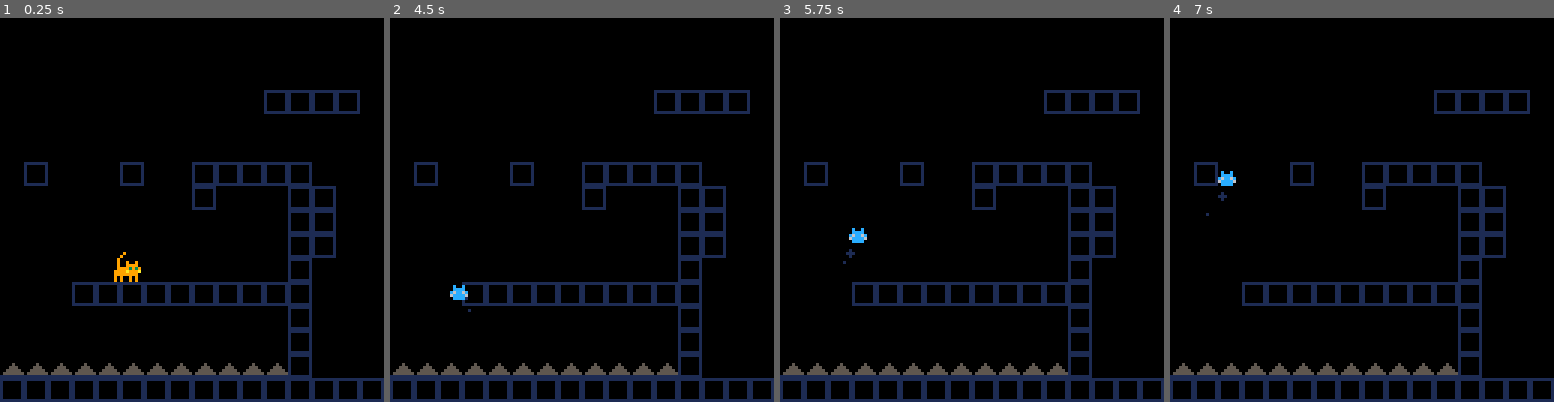
Above: before the commit, frames 1-4 (left to right).
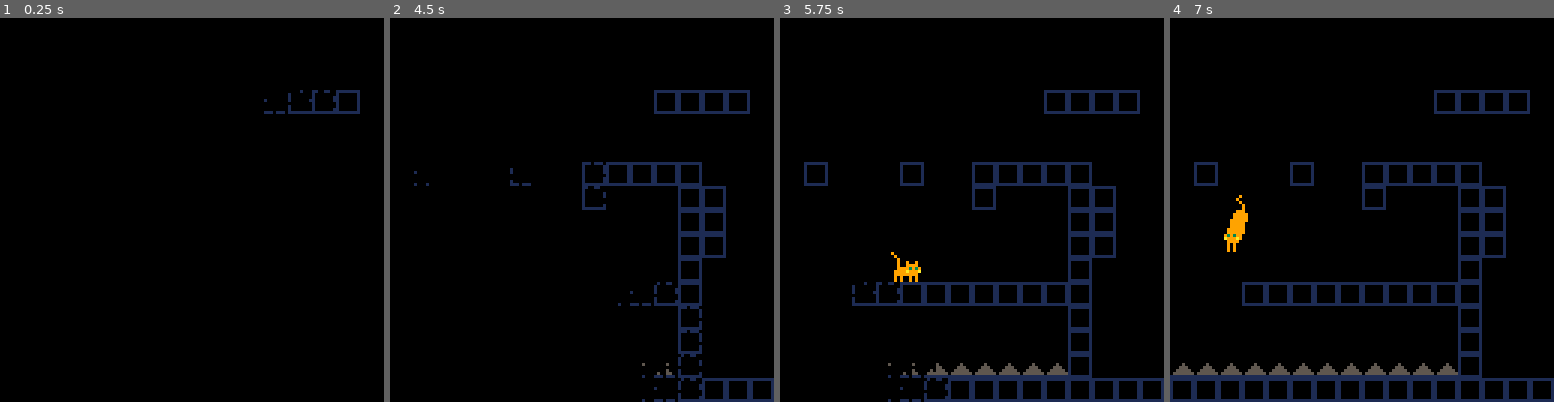
Above: after the commit, the same moments.

Repository: Grouflon/GGJ2021
Game: PICO-8 cartridge cat.p8
Same seed, same stepped clock (60 frames per second), same inputs: the game is played once before the commit and once after it.
Inputs:
- Up to frame 1 (0.25 s): no input
- Up to frame 2 (4.5 s): tap O (Z key) at 0.33, 0.7, 1.43, 2.22, 3.1, 3.98 s; hold Left 1.97-2.37 s; hold Right 2.87-3.53 s; hold Up 3.58-4.08 s; hold Right from 4.13 s (still down)
- Up to frame 3 (5.75 s): release Right at 4.53 s; tap O (Z key) at 4.87 s; hold Left from 5.13 s (still down)
- Up to frame 4 (7 s): tap O (Z key) at 5.75, 6.63 s; release Left at 5.8 s; hold Up 5.85-6.18 s; hold Left 6.23-6.63 s

The runs differ from the first frame. In frame 1, 9.8% of the frame differs, in the area x 0-100%, y 18-100%; in frame 2, 5.6%; in frame 3, 2.4%; in frame 4, 0.6%.

Commit message:
blackout + level transitions

Diff:
--- /dev/null
+++ b/blackout.lua
@@ -0,0 +1,97 @@
+-- blackout.lua
+
+--[[BLACKOUT_PATTERN_1 = {
+  0b1111111111111111.1,
+  0b1111111111011111.1,
+  0b1111100110011111.1,
+  0b1001000000001001.1,
+  0b0000000000000000.1,
+}]]--
+
+BLACKOUT_PATTERN_2 = {
+  0b1111111111111111.1,
+  0b1110111111111111.1,
+  0b1100111011111111.1,
+  0b1000110011101111.1,
+  0b0000100011001110.1,
+  0b0000000010001100.1,
+  0b0000000000001000.1,
+  0b0000000000000000.1,
+}
+
+--[[BLACKOUT_PATTERN_3 = {
+  0b1111111111111111.1,
+  0b1111101111111111.1,
+  0b1111100111111111.1,
+  0b1111100111011111.1,
+  0b1111100110011111.1,
+  0b1111100100011111.1,
+  0b1111000100011111.1,
+  0b0111000100011111.1,
+  0b0011000100011111.1,
+  0b0001000100011111.1,
+  0b0000000100011111.1,
+  0b0000000000011111.1,
+  0b0000000000001111.1,
+  0b0000000000001110.1,
+  0b0000000000001100.1,
+  0b0000000000001000.1,
+  0b0000000000000000.1,
+}]]--
+
+
+function make_blackout()
+  local _e = make_entity()
+
+  _e.timer = 0.0
+  _e.time = 0.0
+  _e.color = 0
+  _e.direction = 0
+  _e.fade_length = 32
+  _e.easing = easing.linear
+
+  _e.fade_in = function(self, _time, _color)
+    self.time = _time
+    self.direction = 1
+    self.timer = 0
+    self.color = _color
+  end
+
+  _e.fade_out = function(self, _time, _color)
+    self.time = _time
+    self.direction = -1
+    self.timer = _time
+    self.color = _color
+  end
+
+  _e.update = function(self, _dt)
+    self.timer = mid(0, self.timer + _dt * self.direction, self.time)
+  end
+  _e.draw = function(self)
+
+      local _f = function (_x, _y, _t, _length)
+        _y = 128 - _y
+        local _i = sqrt(_x*_x + _y*_y)
+        local _l = 181 + _length
+        return clamp01((_length - (_i + _length - _t * _l)) / _length)
+      end
+
+      local _t = 0
+      if self.time > 0 then
+        _t = self.easing(self.timer / self.time)
+      end
+
+      for _my = 0, 15 do
+      for _mx = 0, 15 do
+        local _x, _y = _mx * 8, _my * 8
+        local _r = _f(_x, _y, _t, self.fade_length)
+        if _r > 0 then
+          fillp(BLACKOUT_PATTERN_2[flr(_r * #BLACKOUT_PATTERN_2) + 1])
+          rectfill(_x, _y, _x+8, _y+8, self.color)
+        end
+      end
+      end
+      fillp()
+  end
+  return _e
+end
--- a/cat.lua
+++ b/cat.lua
@@ -53,6 +53,7 @@
   _e.jump_curve_index = #JUMP_CURVE
   _e.run_animation_frame = 1
   _e.dead = false
+  _e.can_move = true
 
   local _death_emitter = emitter.new()
   _e.death_emitter = _death_emitter
@@ -187,8 +188,9 @@
   end
 
   _e.update = function(self, _dt)
-    local _left_down = btn(0)
-    local _right_down = btn(1)
+
+    local _left_down = btn(0) and self.can_move
+    local _right_down = btn(1) and self.can_move
 
     if self.acc_curve_index == 1 then
       if _left_down and not _right_down then self.last_dir_x = -1 end
@@ -215,7 +217,7 @@
       self.flip = false
     end
 
-    local _jump_pressed = btnp(4) -- or btnp(2)
+    local _jump_pressed = btnp(4) and self.can_move
     if _jump_pressed then
       self.jump_buffer = JUMP_BUFFER_TIME
     else
--- a/cat.p8
+++ b/cat.p8
@@ -19,20 +19,33 @@
 #include cat.lua
 #include camera.lua
 #include level.lua
+#include blackout.lua
+#include game.lua
+
+level_list = {
+  { 0, 0, 26, 21 }
+}
 
 level = nil
+blackout = nil
 
 function _init()
   poke(0x5F5C, 255) -- set the initial delay before repeating input. 255 means never repeat.
-  level = make_level(0, 0, 26, 21)
-  entity_manager.add(level)
+
+  blackout = make_blackout()
+  game.next_level = 1
+  game:set_state("enter_level")
 end
 
 function _update60()
   cls()
   entity_manager.update()
+  blackout:update(1)
+
+  game:update()
 end
 
+fade_time = 0
 function _draw()
 
   level.camera:camera()
@@ -47,6 +60,17 @@
   --physics.draw(LAYER_ENEMY, 14)
 
   camera()
+  blackout:draw()
+
+  --[[for _n, _state in pairs(game.states) do
+    if _state == game.current_state then
+      print(_n)
+    end
+  end]]--
+
+  --color()
+  --print(stat(0))
+
   draw_log()
 end
 
--- /dev/null
+++ b/game.lua
@@ -0,0 +1,93 @@
+-- game.lua
+
+TRANSITION_TIME = 60
+
+game = {
+  states = {},
+  current_state = nil,
+  next_level = 0,
+  current_level = 0,
+
+  update = function(self)
+    if self.current_state then
+      self.current_state.update()
+    end
+  end,
+
+  set_state = function(self, _state_name)
+    local _target_state = self.states[_state_name]
+    if _target_state ~= self.current_state then
+      if self.current_state then
+        self.current_state.exit()
+      end
+      self.current_state = _target_state
+      if self.current_state then
+        self.current_state.enter()
+      end
+    end
+  end,
+}
+
+game.states.enter_level = {
+  enter = function()
+    local _l = level_list[game.next_level]
+    assert(_l ~= nil)
+    game.current_level = game.next_level
+    level = make_level(_l[1], _l[2], _l[3], _l[4])
+    level.player.can_move = false
+    entity_manager.add(level)
+    blackout:fade_out(TRANSITION_TIME, 0)
+  end,
+  update = function()
+    if blackout.timer <= 0 then
+      game:set_state("game")
+    end
+  end,
+  exit = function()
+  end,
+}
+
+game.states.game = {
+  enter = function()
+    level.player.can_move = true
+  end,
+  update = function()
+    local _player = level.player
+    if _player.dead then
+      game:set_state("dead")
+    end
+  end,
+  exit = function()
+    level.player.can_move = false
+  end,
+}
+
+game.states.dead = {
+  enter = function()
+    death_timer = 0
+  end,
+  update = function()
+    death_timer = death_timer + 1
+    if death_timer > 200 or death_timer > 25 and btn(4) then
+      game.next_level = game.current_level
+      game:set_state("exit_level")
+    end
+  end,
+  exit = function()
+  end,
+}
+
+game.states.exit_level = {
+  enter = function()
+    blackout:fade_in(TRANSITION_TIME, 0)
+  end,
+  update = function()
+    if blackout.timer == blackout.time then
+      game:set_state("enter_level")
+    end
+  end,
+  exit = function()
+    entity_manager.remove(level)
+    level = nil
+  end,
+}
